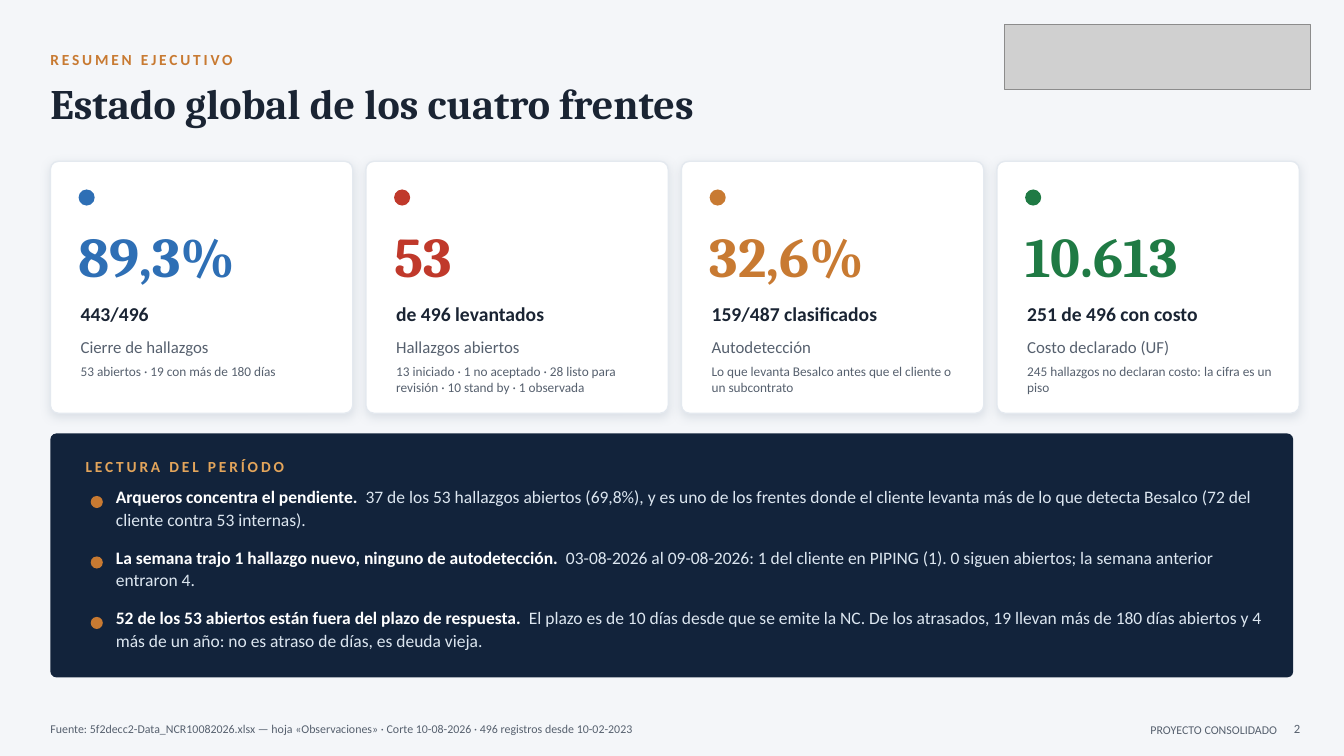
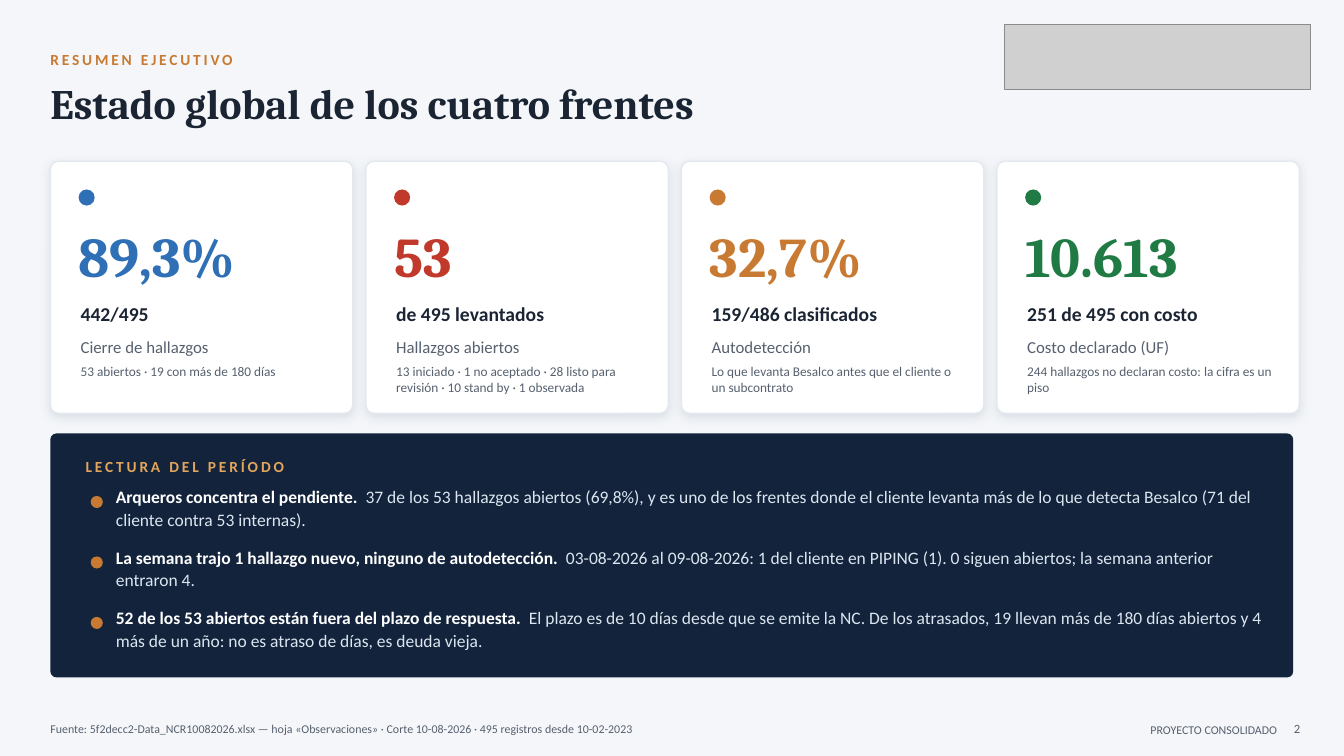
Before and after one commit to tdkvalex/Dashboard-HSEQ, a slide deck: slide 2 of modulo_nc/Panel_No_Conformidades.pptx. Drawn at 1344x756 pixels with LibreOffice and Linux fonts; fonts in the diff are those of the drawing; grey boxes stand for pictures. Boxes give left, top, right and bottom in pixels: in the first picture for what was removed or moved away, otherwise in the second. Text is boxed around its words. In the diff, an @@ line names an element or a change of style, - is before the commit and + after.

```diff
--- a/modulo_nc/Panel_No_Conformidades.pptx
+++ b/modulo_nc/Panel_No_Conformidades.pptx
@@ text at <box>710,239,862,285</box>: text changed @@
-32,6%
+32,7%
@@ text at <box>81,307,149,322</box>: text changed @@
-443/496
+442/495
@@ text at <box>396,307,544,321</box>: text changed @@
-de 496 levantados
+de 495 levantados
@@ text at <box>712,307,877,322</box>: text changed @@
-159/487 clasificados
+159/486 clasificados
@@ text at <box>1027,307,1197,321</box>: text changed @@
-251 de 496 con costo
+251 de 495 con costo
@@ text at <box>1027,367,1272,394</box>: text changed @@
-245 hallazgos no declaran costo: la cifra es un piso
+244 hallazgos no declaran costo: la cifra es un piso
@@ text at <box>116,490,1251,529</box>: text changed @@
-Arqueros concentra el pendiente. 37 de los 53 hallazgos abiertos (69,8%), y es uno de los frentes donde el cliente levanta más de lo que detecta Besalco (72 del cliente contra 53 internas).
+Arqueros concentra el pendiente. 37 de los 53 hallazgos abiertos (69,8%), y es uno de los frentes donde el cliente levanta más de lo que detecta Besalco (71 del cliente contra 53 internas).
```
Also in this commit, not shown: 15 other slides changed, 5 other files.
